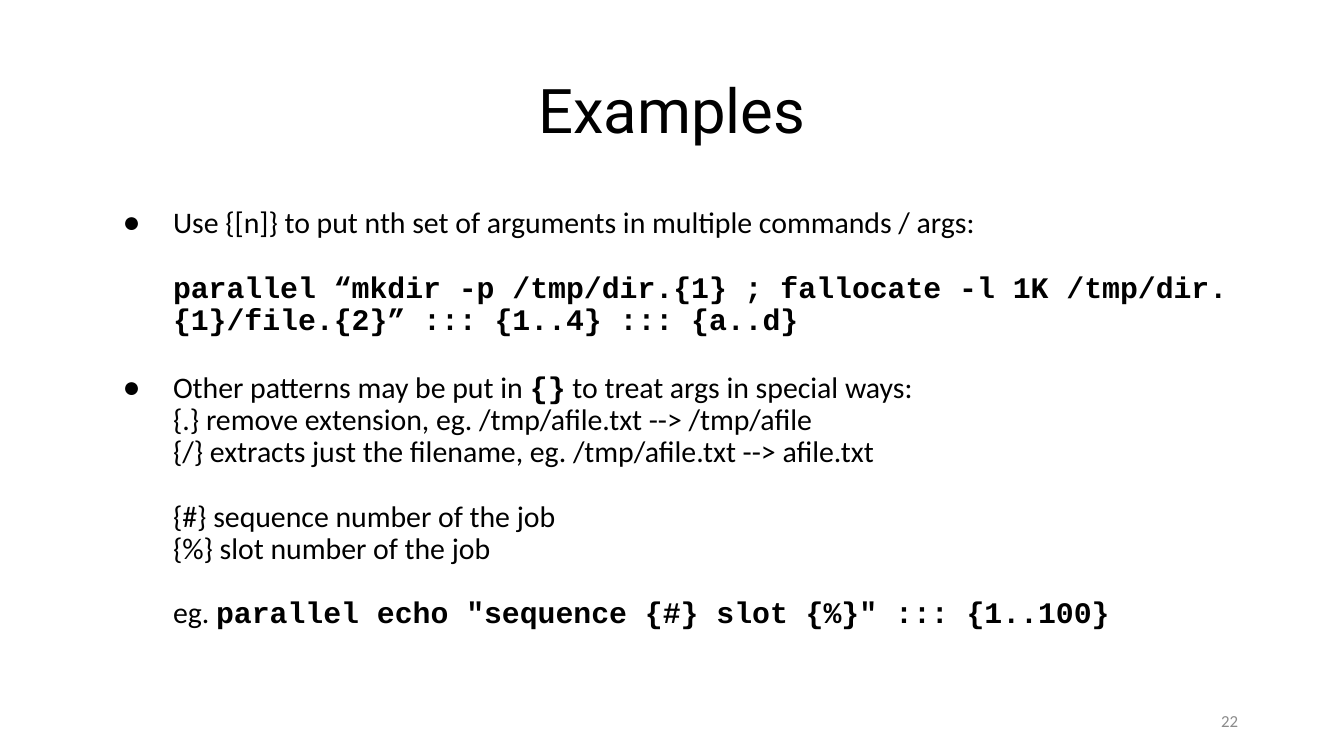
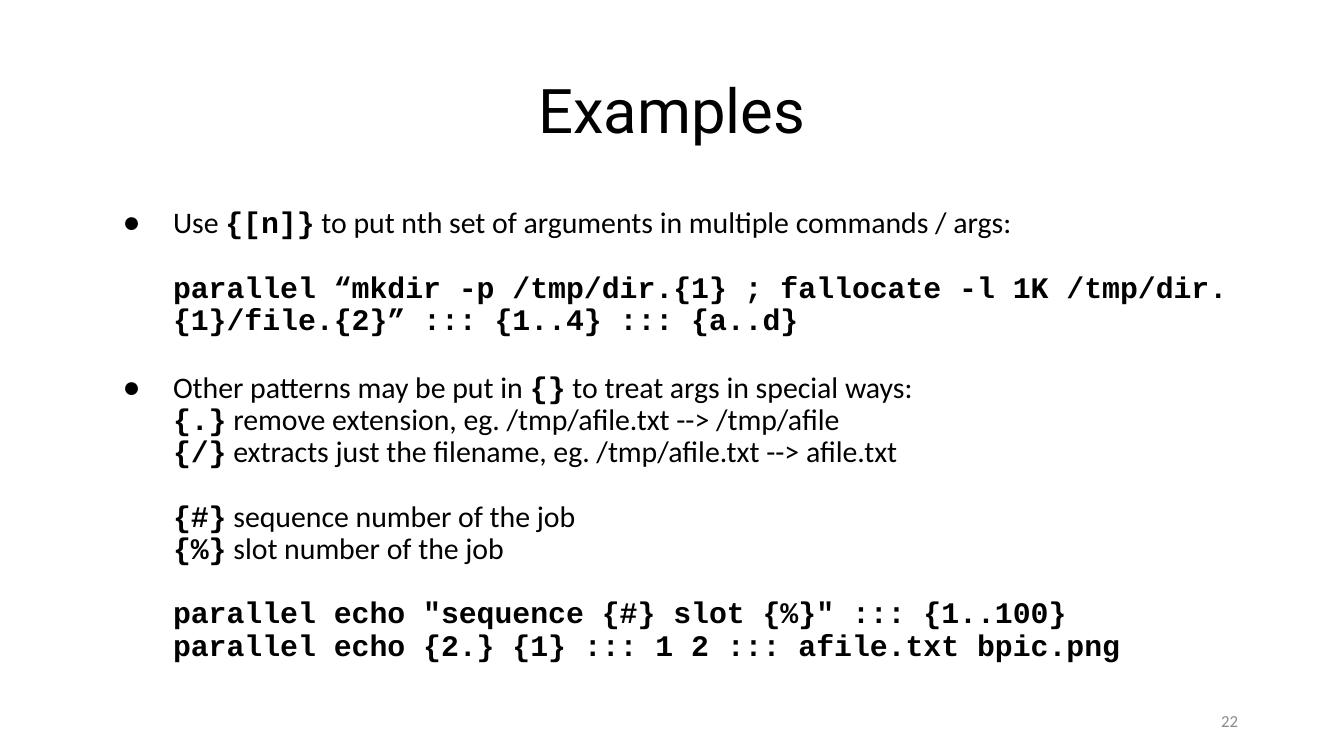
Before and after one commit to ketancmaheshwari/escience23tut, a slide deck: slide 22 of gnu-parallel-tutorial.pptx. Drawn at 1344x756 pixels with LibreOffice and Linux fonts; fonts in the diff are those of the drawing. Boxes give left, top, right and bottom in pixels: in the first picture for what was removed or moved away, otherwise in the second. Text is boxed around its words. In the diff, an @@ line names an element or a change of style, - is before the commit and + after.

```diff
--- a/gnu-parallel-tutorial.pptx
+++ b/gnu-parallel-tutorial.pptx
@@ text at bbox=[173, 212, 1227, 337]: font Calibri to Courier New, bold on in "{[n]}" @@
@@ text at bbox=[173, 377, 1120, 663]: text changed @@
-● Other patterns may be put in {} to treat args in special ways:
-  {.} remove extension, eg. /tmp/afile.txt --> /tmp/afile
-  {/} extracts just the filename, eg. /tmp/afile.txt --> afile.txt
-  {#} sequence number of the job
-  {%} slot number of the job
-  eg. parallel echo "sequence {#} slot {%}" ::: {1..100}
+● Other patterns may be put in {} to treat args in special ways:
+  {.} remove extension, eg. /tmp/afile.txt --> /tmp/afile
+  {/} extracts just the filename, eg. /tmp/afile.txt --> afile.txt
+  {#} sequence number of the job
+  {%} slot number of the job
+  parallel echo "sequence {#} slot {%}" ::: {1..100}
+  parallel echo {2.} {1} ::: 1 2 ::: afile.txt bpic.png
```
Also in this commit, not shown: 2 other slides changed, 4 slides added, 2 other files.
